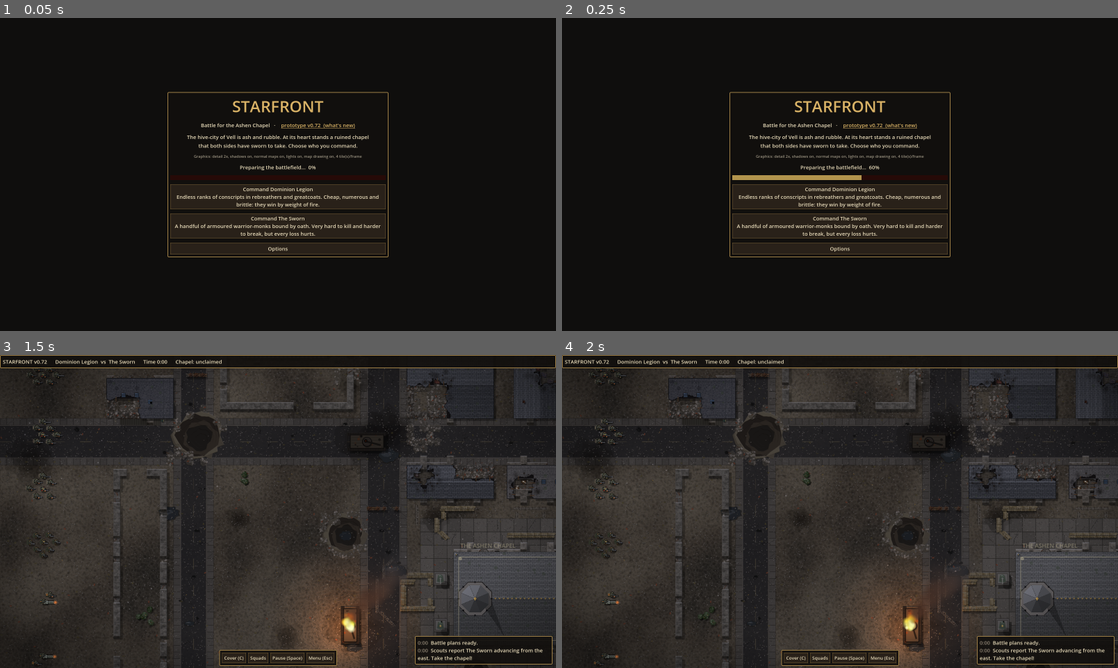
Above: before the commit, frames 1-4 (two rows, left to right).
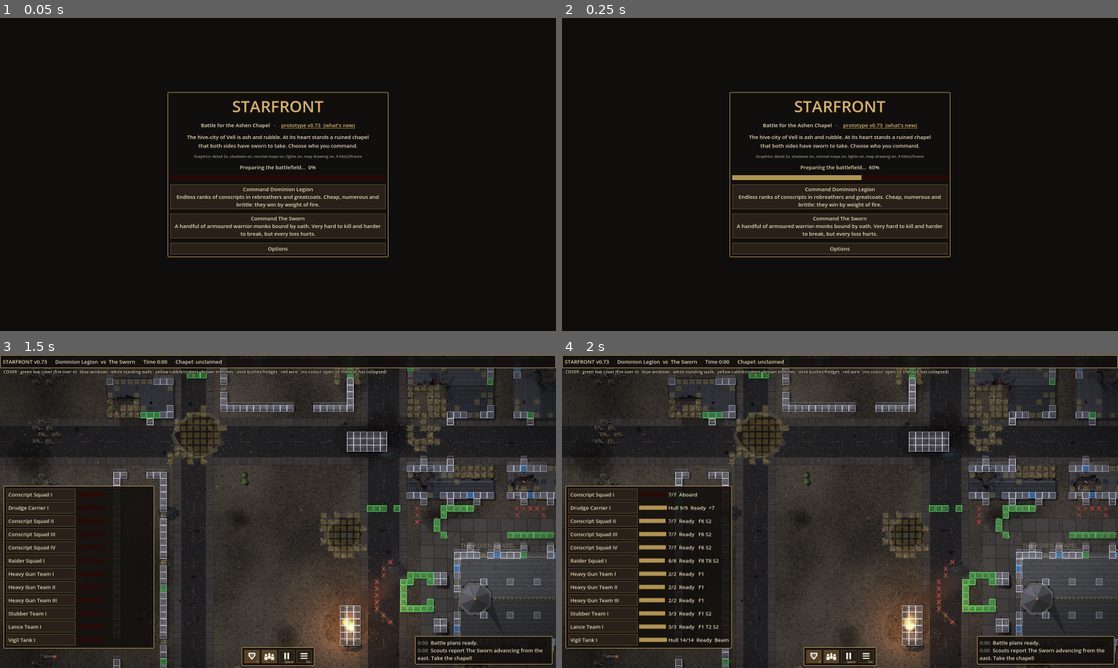
Above: after the commit, the same moments.

Repository: sirspoon/StarFront
Game: Godot game, scene res://scenes/main.tscn
Two runs of this game, one before a commit and one after it. Both use one fixed random seed, a clock stepped at 60 frames per second and the inputs below. Sound files missing from this copy of the repository are replaced by a short silence.
Inputs (mouse positions are in pixels of both pictures, inside the frame that each line leads up to):
- Up to frame 1 (0.05 s): no input
- Up to frame 2 (0.25 s): no input
- Up to frame 3 (1.5 s): click (255, 658) at 0.5 s, where only the run before the commit has a clickable "Squads"; click "Command Dominion Legion Endle…" at 1.25 s
- Up to frame 4 (2 s): no input

The runs differ from the first frame. In frame 1, less than 0.1% of the frame differs, in the area x 57-58%, y 34-35%; in frame 2, less than 0.1%; in frame 3, 18%; in frame 4, 19%, in the area x 0-100%, y 2-100%.

Commit message:
v0.73: icons on the command bar, solid white facing arrows
Co-Authored-By: Claude Opus 5.5 <noreply@anthropic.com>
Claude-Session: https://claude.ai/code/session_01Q9zFWq6qGPKtGhTxhDqH85

Diff:
--- a/project.godot
+++ b/project.godot
@@ -7,7 +7,7 @@
 
 config/name="StarFront"
 config/description="Real-time squad tactics in a ruined gothic future."
-config/version="0.72"
+config/version="0.73"
 run/main_scene="res://scenes/main.tscn"
 config/features=PackedStringArray("4.3", "GL Compatibility")
 config/icon="res://icon.svg"
--- /dev/null
+++ b/scripts/bar_icon.gd
@@ -0,0 +1,135 @@
+class_name BarIcon
+extends Control
+## A white icon drawn on a command bar button (with a dark edge so it reads on any
+## background), and on a PC the button's key in the corner. Some change with what the
+## button is set to: walk / run, standing / down, beam / pulse, AP / HE, pause / play.
+
+const W := Color(0.96, 0.94, 0.88)
+const EDGE := Color(0.0, 0.0, 0.0, 0.55)
+
+var kind := ""
+var variant := ""  # e.g. "on", "Beam", "Pulse", "AP", "HE", "paused"
+var key := ""      # the keyboard shortcut, shown small on a PC
+
+
+func set_variant(v: String) -> void:
+	if v != variant:
+		variant = v
+		queue_redraw()
+
+
+func _draw() -> void:
+	var s := minf(size.x, size.y) * (0.78 if key != "" else 0.86)
+	var o := (size - Vector2(s, s)) * 0.5
+	if key != "":
+		o.y -= size.y * 0.04
+	# a dark pass offset a touch, then the white
+	for layer in 2:
+		var off := Vector2(0.9, 0.9) if layer == 0 else Vector2.ZERO
+		draw_set_transform(o + off, 0.0, Vector2(s / 24.0, s / 24.0))
+		_icon(EDGE if layer == 0 else W)
+	draw_set_transform(Vector2.ZERO, 0.0, Vector2.ONE)
+	if key != "":
+		var f := get_theme_default_font()
+		draw_string(f, Vector2(size.x - 2 - f.get_string_size(key, HORIZONTAL_ALIGNMENT_LEFT, -1, 9).x, size.y - 1), key,
+				HORIZONTAL_ALIGNMENT_LEFT, -1, 9, Color(0.85, 0.78, 0.6, 0.85))
+
+
+func _man(c: Color, at: Vector2, run: bool) -> void:
+	# a striding figure on a 24 grid
+	draw_circle(at + Vector2(0, -8), 2.6, c)
+	draw_line(at + Vector2(0, -5), at + Vector2(1.5 if run else 0.0, 2), c, 2.6)  # body (leaning when running)
+	if run:
+		draw_polyline(PackedVector2Array([at + Vector2(1.5, 2), at + Vector2(5, 5), at + Vector2(3.5, 10)]), c, 2.2)
+		draw_polyline(PackedVector2Array([at + Vector2(1.5, 2), at + Vector2(-3, 6), at + Vector2(-7, 7)]), c, 2.2)
+		draw_polyline(PackedVector2Array([at + Vector2(0.5, -3), at + Vector2(4, -1), at + Vector2(6, -4)]), c, 2.0)
+		draw_polyline(PackedVector2Array([at + Vector2(0.5, -3), at + Vector2(-3, -1), at + Vector2(-5, 2)]), c, 2.0)
+	else:
+		draw_line(at + Vector2(0, 2), at + Vector2(2.5, 10), c, 2.2)
+		draw_line(at + Vector2(0, 2), at + Vector2(-2.5, 10), c, 2.2)
+		draw_line(at + Vector2(0, -3), at + Vector2(2.5, 3), c, 2.0)
+		draw_line(at + Vector2(0, -3), at + Vector2(-2.5, 3), c, 2.0)
+
+
+func _icon(c: Color) -> void:
+	match kind:
+		"Assault":  # pace: walking or running
+			_man(c, Vector2(12, 12), variant == "on")
+			if variant == "on":
+				for k in 3:
+					draw_line(Vector2(1, 8 + k * 4), Vector2(5 - k, 8 + k * 4), c, 1.4)  # speed lines
+		"Down":  # stance: standing, or flat on the ground
+			if variant == "on":
+				draw_circle(Vector2(4.5, 15), 2.6, c)
+				draw_line(Vector2(7, 16), Vector2(20, 17), c, 2.8)
+				draw_line(Vector2(9, 17), Vector2(6, 19.5), c, 1.8)
+				draw_line(Vector2(1, 20.5), Vector2(23, 20.5), c, 1.4)
+			else:
+				draw_circle(Vector2(12, 4), 2.6, c)
+				draw_line(Vector2(12, 7), Vector2(12, 14), c, 2.8)
+				draw_line(Vector2(12, 14), Vector2(10, 20), c, 2.2)
+				draw_line(Vector2(12, 14), Vector2(14, 20), c, 2.2)
+				draw_line(Vector2(12, 9), Vector2(8.5, 13), c, 2.0)
+				draw_line(Vector2(12, 9), Vector2(15.5, 13), c, 2.0)
+				draw_line(Vector2(1, 20.5), Vector2(23, 20.5), c, 1.4)
+		"Gun":
+			match variant:
+				"Beam":  # a full, thick beam
+					draw_line(Vector2(2, 12), Vector2(22, 12), c, 5.0)
+					draw_circle(Vector2(22, 12), 3.0, c)
+				"Pulse":  # bolts, dashed
+					for k in 4:
+						draw_line(Vector2(2 + k * 6, 12), Vector2(5.5 + k * 6, 12), c, 3.2)
+				"AP":  # a pointed armour-piercing round
+					draw_colored_polygon(PackedVector2Array([Vector2(3, 9), Vector2(15, 9), Vector2(22, 12), Vector2(15, 15), Vector2(3, 15)]), c)
+					draw_line(Vector2(6, 8), Vector2(6, 16), EDGE if c == W else c, 1.0)
+				"HE":  # a burst
+					var pts := PackedVector2Array()
+					for k in 16:
+						pts.append(Vector2(12, 12) + Vector2.from_angle(k * TAU / 16.0) * (10.0 if k % 2 == 0 else 4.5))
+					draw_colored_polygon(pts, c)
+				_:
+					draw_line(Vector2(2, 12), Vector2(22, 12), c, 3.0)
+		"Grenade":
+			draw_circle(Vector2(11, 15), 7.0, c)
+			draw_rect(Rect2(8.5, 4.5, 5, 4), c)
+			draw_polyline(PackedVector2Array([Vector2(13.5, 6), Vector2(18, 4), Vector2(20, 8)]), c, 1.6)  # the lever
+			if c == W:
+				for k in 2:  # the casing's grooves
+					draw_line(Vector2(5.5, 13 + k * 4), Vector2(16.5, 13 + k * 4), EDGE, 1.0)
+		"Unload":  # out of a box, arrow leaving
+			draw_rect(Rect2(2, 6, 11, 13), c, false, 2.0)
+			draw_line(Vector2(8, 12.5), Vector2(19, 12.5), c, 2.6)
+			draw_colored_polygon(PackedVector2Array([Vector2(17, 8), Vector2(23, 12.5), Vector2(17, 17)]), c)
+		"Face":  # an arrow out from a line, as the squad will face
+			draw_line(Vector2(3, 18), Vector2(21, 18), c, 2.6)
+			draw_line(Vector2(12, 18), Vector2(12, 9), c, 3.2)
+			draw_colored_polygon(PackedVector2Array([Vector2(6.5, 10), Vector2(12, 3), Vector2(17.5, 10)]), c)
+		"Halt":  # a raised hand, palm forward
+			draw_rect(Rect2(7, 10, 11, 10), c)
+			draw_circle(Vector2(12.5, 20), 5.5, c)
+			for k in 4:
+				var x := 7.6 + k * 2.75
+				var top := 3.5 if k == 1 or k == 2 else 5.0
+				draw_rect(Rect2(x, top, 2.2, 10.0 - top + 2.0), c)
+				draw_circle(Vector2(x + 1.1, top), 1.1, c)
+			draw_colored_polygon(PackedVector2Array([Vector2(7, 14), Vector2(3, 10), Vector2(2, 11.5), Vector2(6, 18)]), c)  # thumb
+		"Cover":  # a shield
+			draw_colored_polygon(PackedVector2Array([Vector2(4, 4), Vector2(20, 4), Vector2(20, 12), Vector2(12, 21), Vector2(4, 12)]), c)
+			if c == W:
+				draw_colored_polygon(PackedVector2Array([Vector2(7, 7), Vector2(17, 7), Vector2(17, 11.5), Vector2(12, 17), Vector2(7, 11.5)]), EDGE)
+		"Squads":  # three heads: the squad list
+			for k in 3:
+				var x := 5.0 + k * 7.0
+				var y := 10.0 if k == 1 else 12.0
+				draw_circle(Vector2(x, y - 3), 2.6, c)
+				draw_rect(Rect2(x - 3, y, 6, 7), c)
+		"Pause":
+			if variant == "paused":  # play
+				draw_colored_polygon(PackedVector2Array([Vector2(7, 4), Vector2(20, 12), Vector2(7, 20)]), c)
+			else:
+				draw_rect(Rect2(6, 4, 4, 16), c)
+				draw_rect(Rect2(14, 4, 4, 16), c)
+		"Menu":  # three lines
+			for k in 3:
+				draw_rect(Rect2(4, 5.5 + k * 5.5, 16, 2.6), c)
--- a/scripts/game_data.gd
+++ b/scripts/game_data.gd
@@ -2,7 +2,7 @@
 extends RefCounted
 ## Factions, soldier types and weapons. Balance tuning lives here.
 
-const VERSION := "0.72"
+const VERSION := "0.73"
 
 ## range in pixels (16 px = 1 map cell); cooldown = seconds between bursts;
 ## acc = base hit chance; ap = how much infantry armour it ignores; supp = suppression per shot;
--- a/scripts/hud.gd
+++ b/scripts/hud.gd
@@ -179,12 +179,19 @@
 			bar_gap = gap
 			continue
 		var b := Button.new()
-		b.text = _button_text(spec[0], false)
+		b.text = ""
 		b.toggle_mode = spec[1]
 		b.focus_mode = Control.FOCUS_NONE
-		b.custom_minimum_size = Vector2(64, 44) if main.touch_mode else Vector2(0, 30)
+		b.custom_minimum_size = Vector2(56, 44) if main.touch_mode else Vector2(44, 38)
+		var ic := BarIcon.new()
+		ic.kind = spec[0]
+		ic.key = "" if main.touch_mode else HINTS.get(spec[0], "")
+		ic.set_anchors_and_offsets_preset(Control.PRESET_FULL_RECT)
+		ic.mouse_filter = Control.MOUSE_FILTER_IGNORE
+		b.add_child(ic)
+		bar_icons[spec[0]] = ic
 		b.add_theme_font_size_override("font_size", 16 if main.touch_mode else 13)
-		b.tooltip_text = TIPS.get(spec[0], "")
+		b.tooltip_text = TIPS.get(spec[0], "") + ("" if main.touch_mode or not HINTS.has(spec[0]) else "  [%s]" % HINTS[spec[0]])
 		touch_bar.add_child(b)
 		touch_buttons[spec[0]] = b
 		var key: String = spec[0]
@@ -198,6 +205,7 @@
 
 
 var bar_panel: PanelContainer
+var bar_icons := {}
 var bar_gap: Control
 const HINTS := {"Assault": "R", "Down": "G", "Halt": "H", "Unload": "U", "Gun": "V", "Grenade": "T", "Cover": "C", "Pause": "Space", "Menu": "Esc"}
 const TIPS := {"Assault": "Pace: walking, or running (faster, and they charge into close combat, but fire less and are easier to hit)",
@@ -264,7 +272,8 @@
 			changed = true
 			if not show[k] and b.toggle_mode and b.button_pressed and k in ["Grenade", "Face"]:
 				b.button_pressed = false  # (switches the mode off too)
-		b.text = _button_text(k, b.button_pressed, mode)
+		bar_icons[k].set_variant(mode if k == "Gun" else ("on" if b.button_pressed else ""))
+	bar_icons["Pause"].set_variant("paused" if main.paused else "")
 	bar_gap.visible = any
 	if changed:
 		bar_panel.reset_size()
--- a/scripts/overlay.gd
+++ b/scripts/overlay.gd
@@ -114,11 +114,26 @@
 				HORIZONTAL_ALIGNMENT_LEFT, -1, 9, Color(1.0, 0.45, 0.35, 0.8))
 
 
+## A facing arrow: a solid white arrow with a dark edge, the same size on screen at any zoom
+## (col's alpha sets how strongly it shows).
 func _arrow(a: Vector2, b: Vector2, col: Color) -> void:
-	draw_line(a, b, col, 2.0)
+	var z: float = clampf(1.0 / main.camera.zoom.x, 0.2, 3.0)
 	var d := (b - a).normalized()
-	draw_line(b, b - d.rotated(0.5) * 9.0, col, 2.0)
-	draw_line(b, b - d.rotated(-0.5) * 9.0, col, 2.0)
+	if d == Vector2.ZERO:
+		return
+	var n := d.orthogonal()
+	var hw := 5.0 * z      # half the shaft's width
+	var hl := 20.0 * z     # the head's length
+	var hh := 13.0 * z     # half the head's width
+	var tip := b
+	var base := b - d * hl
+	if base.distance_to(a) < hl * 0.3:
+		base = a + d * hl * 0.3
+	var pts := PackedVector2Array([a + n * hw, base + n * hw, base + n * hh, tip, base - n * hh, base - n * hw, a - n * hw])
+	var edge := pts.duplicate()
+	edge.append(pts[0])
+	draw_colored_polygon(pts, Color(1.0, 1.0, 1.0, col.a))
+	draw_polyline(edge, Color(0.0, 0.0, 0.0, col.a * 0.6), 1.5 * z, true)
 
 
 ## While right-dragging: where each selected soldier will stand, and which way they'll face.
--- a/scripts/whats_new.gd
+++ b/scripts/whats_new.gd
@@ -5,7 +5,7 @@
 ## When a whole version is reached (1.0, 2.0 ...), start a new heading for it.
 
 const TEXT := """PROTOTYPE (before 1.0)
-- Tidier command bar: only the orders for what's selected, showing what each is set to
+- Tidier command bar with icons: only the orders for what's selected, showing what each is set to; solid facing arrows
 - Squads put their best guns (heavy weapons, machine guns) at the windows and best firing spots; Pick removed
 - Vehicles crash through barricades, crates and sandbags; carriers fire HE or smoke salvos (Grenade button); visible battle damage
 - Unit cards: select a squad to see its men, armour, pace, health, morale, weapons and their range, close combat, grenades, specials and attack strengths (hover or tap for details)
Not shown, changed: CHANGELOG.md
